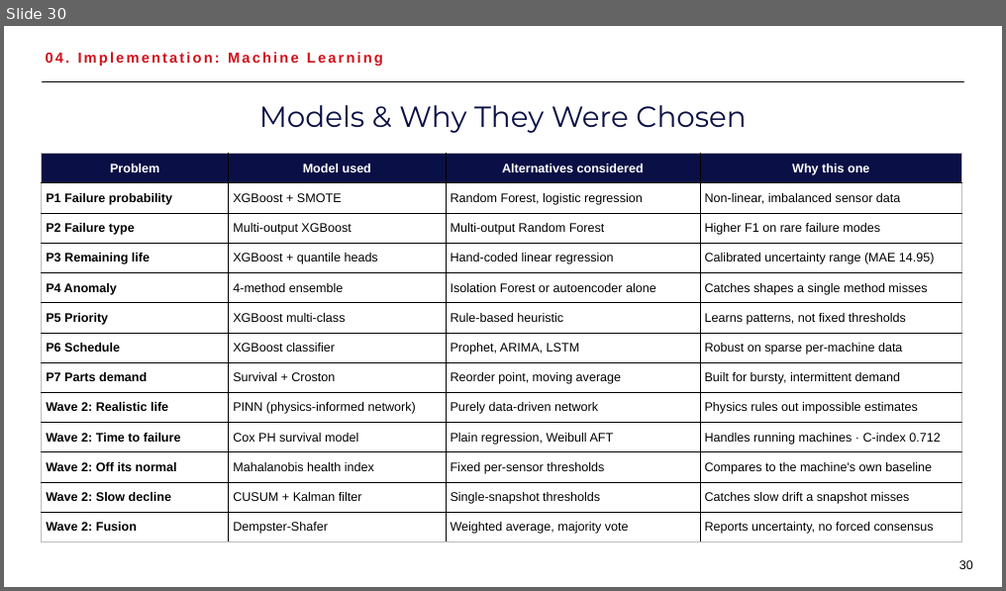
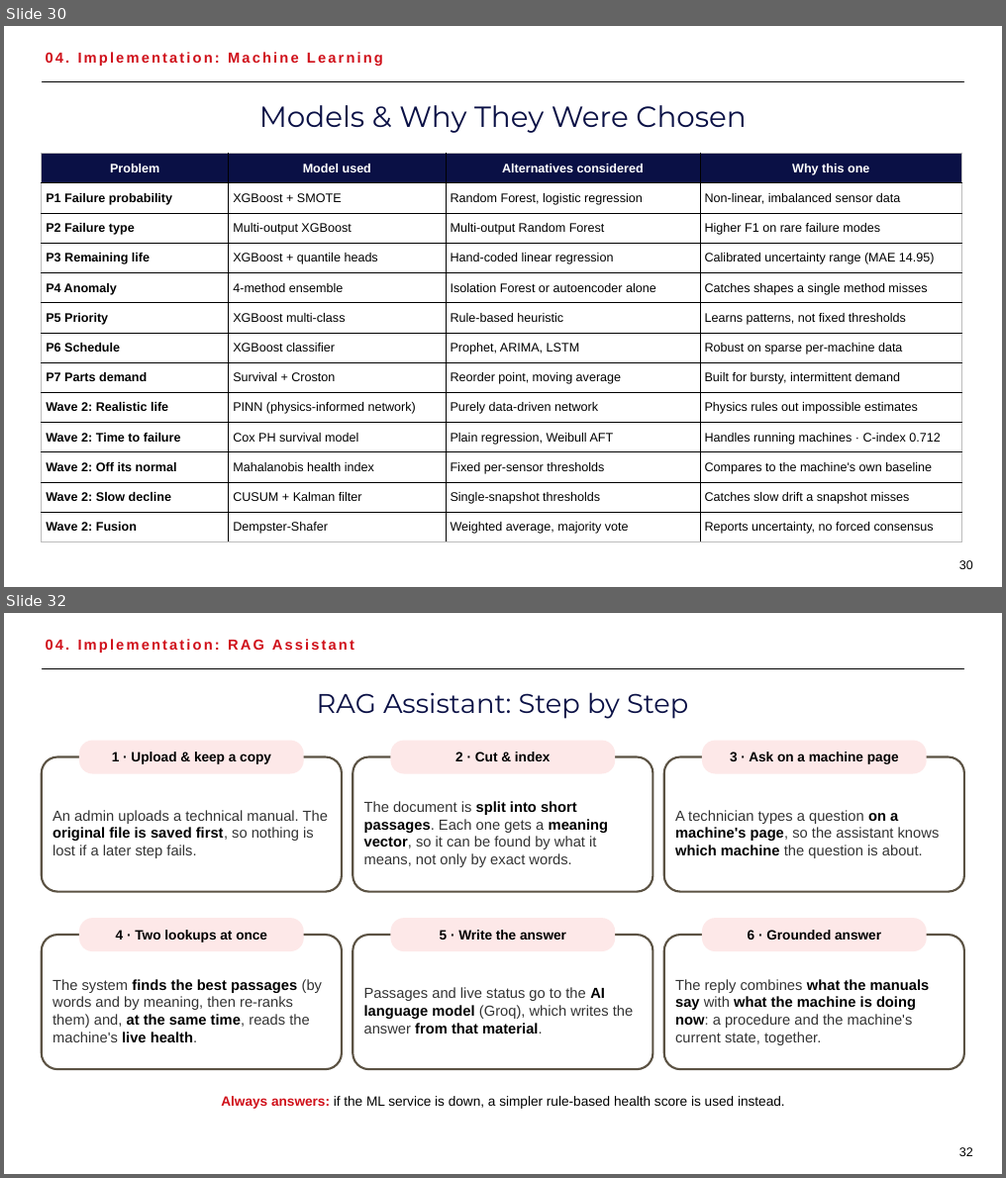
Before and after one commit to hamzAmbarki2/EAMSagemCOm, a slide deck: presentation/technical_defense_final_v2.pptx. Shown one above the other, each under a label of ours: slide 30 before the commit, slides 30 and 32 after it; the slides between them are not shown. The pictures are 1006x591 and 1006x1178 pixels, drawn with LibreOffice and Linux fonts; fonts in the diff are those of the drawing. Boxes give left, top, right and bottom in pixels: in the first picture for what was removed or moved away, otherwise in the second. Text is boxed around its words. In the diff, an @@ line names an element or a change of style, - is before the commit and + after.

```diff
--- a/presentation/technical_defense_final_v2.pptx
+++ b/presentation/technical_defense_final_v2.pptx
@@ slide 32 added at [4, 613, 1002, 1174], background #FFFFFF @@
@@ text added at [46, 639, 354, 653], 14 pt, text #D0101A, bold @@
+04. Implementation: RAG Assistant
@@ line added from (42, 669) to (964, 669), #000000 1 pt @@
@@ text added at [317, 692, 688, 719], 26 pt, text #0A1045 @@
+RAG Assistant: Step by Step
@@ rounded rectangle added at [42, 758, 342, 892], outline #5B5243 2 pt @@
@@ rounded rectangle added at [79, 741, 303, 774], fill #FDE8E8, 13 pt, text #000000, bold @@
+1 · Upload & keep a copy
@@ rounded rectangle added at [352, 758, 653, 892], outline #5B5243 2 pt @@
@@ rounded rectangle added at [391, 741, 616, 774], fill #FDE8E8, 13 pt, text #000000, bold @@
+2 · Cut & index
@@ rounded rectangle added at [664, 758, 964, 892], outline #5B5243 2 pt @@
@@ rounded rectangle added at [702, 741, 927, 774], fill #FDE8E8, 13 pt, text #000000, bold @@
+3 · Ask on a machine page
@@ text added at [53, 810, 328, 859], 14 pt, text #333333 @@
+An admin uploads a technical manual. The original file is saved first, so nothing is lost if a later step fails.
@@ text added at [364, 801, 608, 867], 14 pt, text #333333 @@
+The document is split into short passages. Each one gets a meaning vector, so it can be found by what it means, not only by exact words.
@@ text added at [675, 810, 940, 859], 14 pt, text #333333 @@
+A technician types a question on a machine's page, so the assistant knows which machine the question is about.
@@ rounded rectangle added at [42, 935, 342, 1069], outline #5B5243 2 pt @@
@@ rounded rectangle added at [79, 919, 303, 953], fill #FDE8E8, 13 pt, text #000000, bold @@
+4 · Two lookups at once
@@ rounded rectangle added at [352, 935, 653, 1069], outline #5B5243 2 pt @@
@@ rounded rectangle added at [391, 919, 616, 953], fill #FDE8E8, 13 pt, text #000000, bold @@
+5 · Write the answer
@@ rounded rectangle added at [664, 935, 964, 1069], outline #5B5243 2 pt @@
@@ rounded rectangle added at [702, 919, 927, 953], fill #FDE8E8, 13 pt, text #000000, bold @@
+6 · Grounded answer
@@ text added at [53, 979, 322, 1043], 14 pt, text #333333 @@
+The system finds the best passages (by words and by meaning, then re-ranks them) and, at the same time, reads the machine's live health.
@@ text added at [364, 987, 633, 1034], 14 pt, text #333333 @@
+Passages and live status go to the AI language model (Groq), which writes the answer from that material.
@@ text added at [675, 979, 930, 1046], 14 pt, text #333333 @@
+The reply combines what the manuals say with what the machine is doing now: a procedure and the machine's current state, together.
@@ text added at [221, 1096, 785, 1109], 13 pt, text #000000 @@
+Always answers: if the ML service is down, a simpler rule-based health score is used instead.
@@ text added at [959, 1148, 973, 1157], 12 pt, text #000000 @@
+32
```
Also in this commit, not shown: 9 slides changed.
